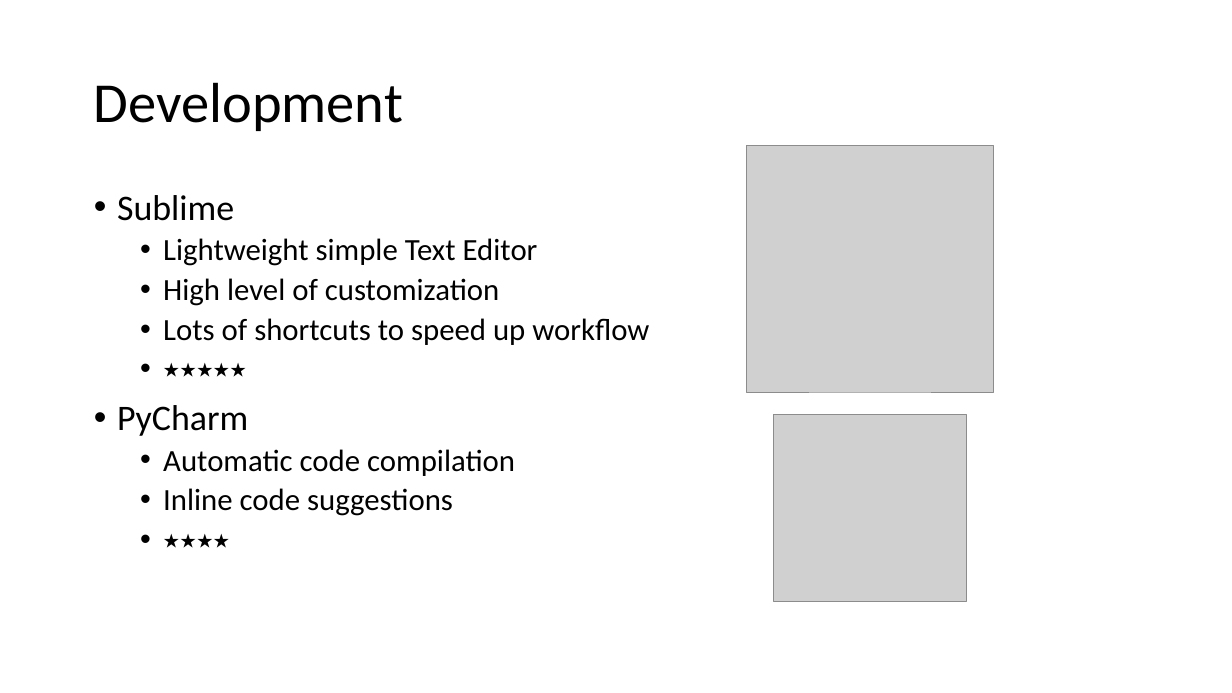
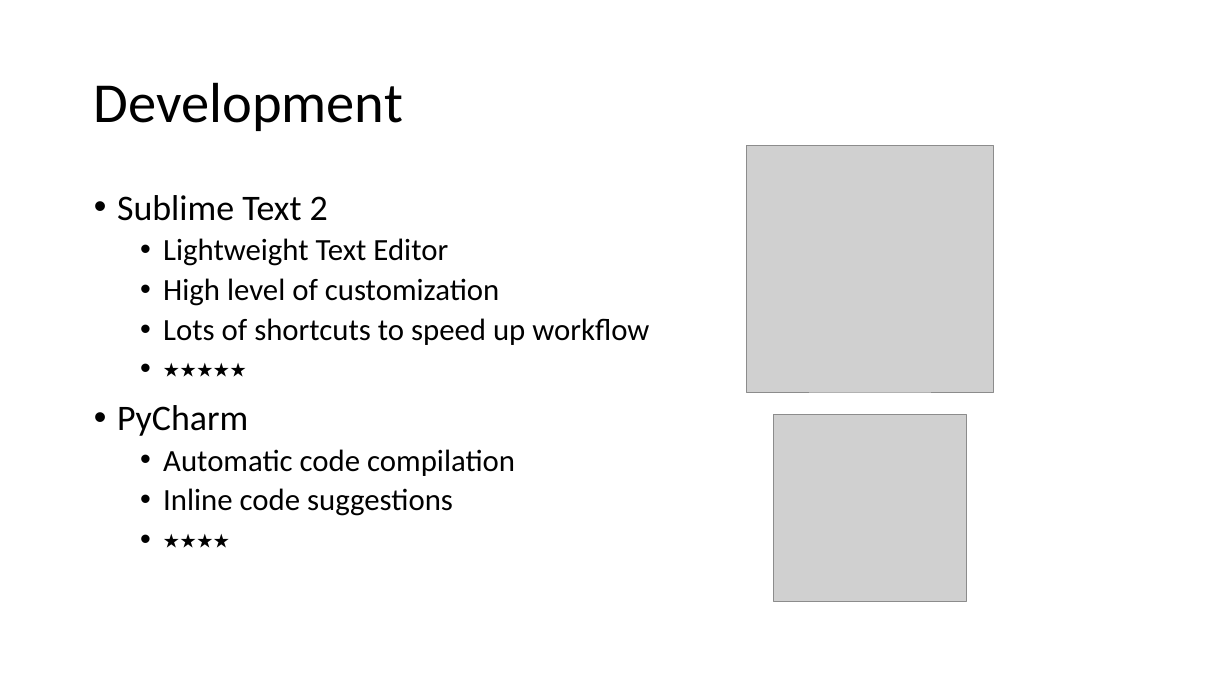
Before and after one commit to jjh68069/3308_Project, a slide deck: slide 8 of Documentation/ProjectPart5.pptx. Drawn at 1232x693 pixels with LibreOffice and Linux fonts; fonts in the diff are those of the drawing; grey boxes stand for pictures. Boxes give left, top, right and bottom in pixels: in the first picture for what was removed or moved away, otherwise in the second. Text is boxed around its words. In the diff, an @@ line names an element or a change of style, - is before the commit and + after.

```diff
--- a/Documentation/ProjectPart5.pptx
+++ b/Documentation/ProjectPart5.pptx
@@ text at [117,195,448,266]: text changed @@
-• Sublime
-  • Lightweight simple Text Editor
+• Sublime Text 2
+  • Lightweight Text Editor
```
Also in this commit, not shown: 8 other slides changed, 2 other files.
